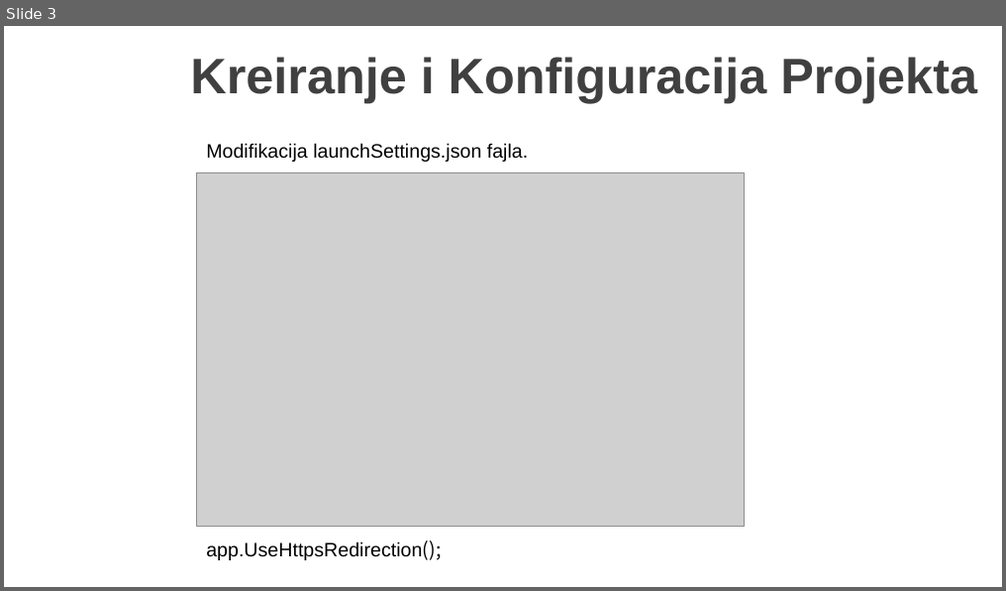
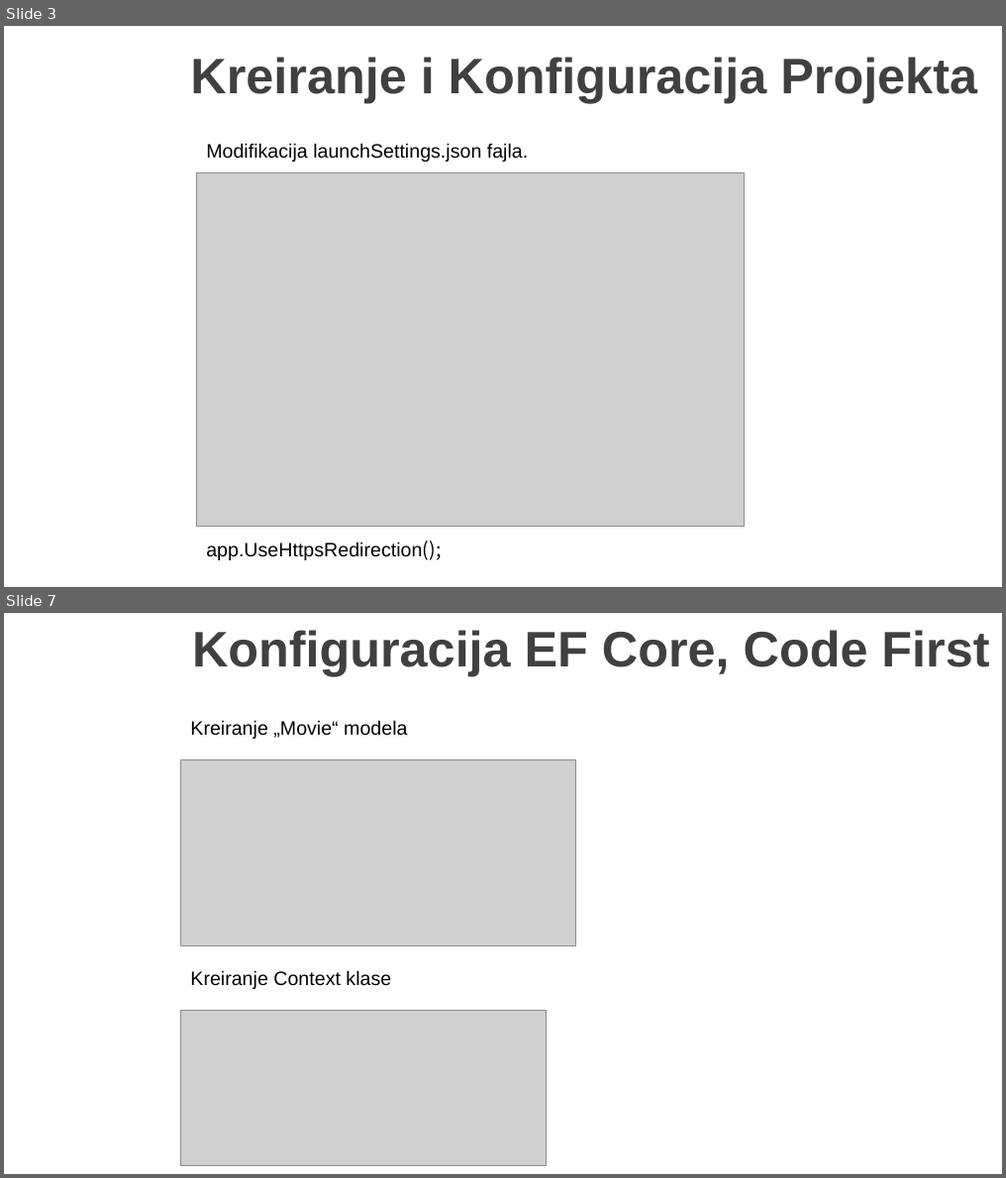
Before and after one commit to MarinkoSpasojevic/predavanje-netcore-angular, a slide deck: .NET Core i Angular Web Dev.pptx. Shown one above the other, each under a label of ours: slide 3 before the commit, slides 3 and 7 after it; the slides between them are not shown. The pictures are 1006x591 and 1006x1178 pixels, drawn with LibreOffice and Linux fonts; fonts in the diff are those of the drawing; grey boxes stand for pictures; background and template pictures are left out. Boxes give left, top, right and bottom in pixels: in the first picture for what was removed or moved away, otherwise in the second. Text is boxed around its words. In the diff, an @@ line names an element or a change of style, - is before the commit and + after.

```diff
--- a/.NET Core i Angular Web Dev.pptx
+++ b/.NET Core i Angular Web Dev.pptx
@@ slide 7 added at <box>4,613,1002,1174</box>, background picture (left out) @@
@@ title added at <box>192,630,989,676</box>, 36 pt, text #404040, bold @@
+Konfiguracija EF Core, Code First
@@ text added at <box>190,720,407,739</box>, 14 pt, text #000000 @@
+Kreiranje „Movie“ modela
@@ picture added at <box>180,760,576,946</box> @@
@@ text added at <box>190,970,391,989</box>, 14 pt, text #000000 @@
+Kreiranje Context klase
@@ picture added at <box>180,1010,546,1165</box> @@
```
Also in this commit, not shown: 10 other slides added, 22 other files.
